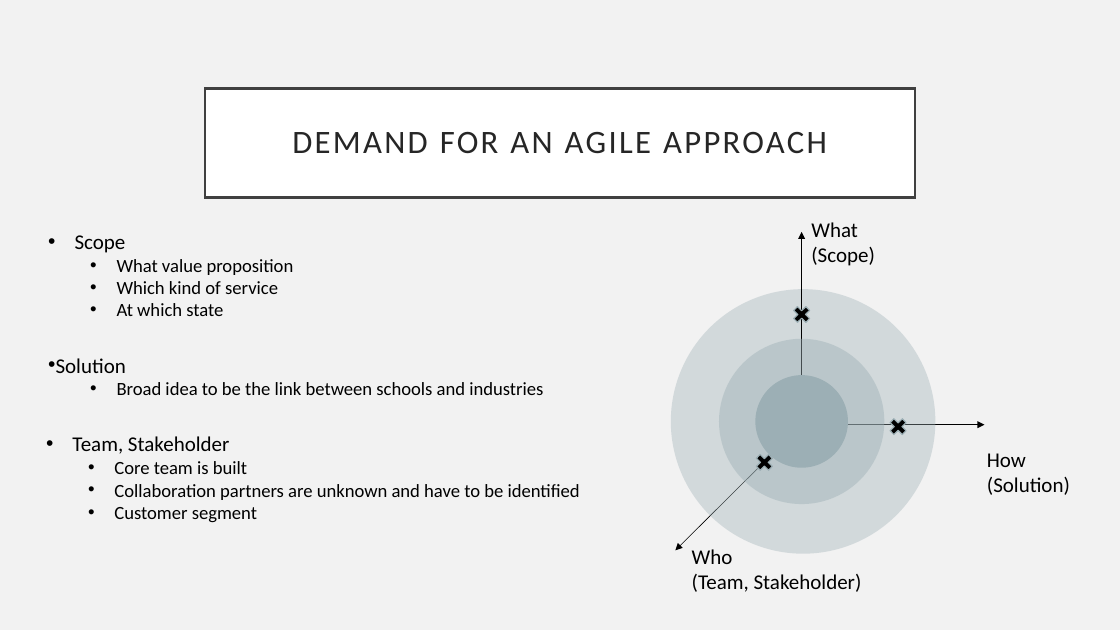
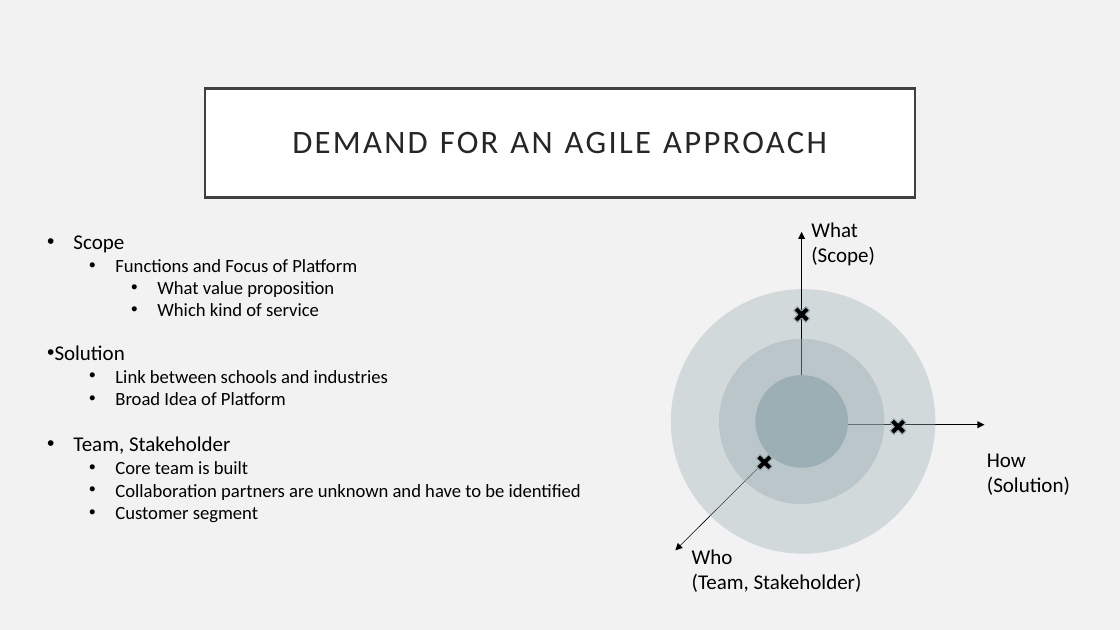
Before and after one commit to AgileBusinessAnalysis/04_TEAM, a slide deck: slide 3 of Agile Business Analysis Pitch.pptx (slide 4 before the commit). Drawn at 1120x630 pixels with LibreOffice and Linux fonts; fonts in the diff are those of the drawing. Boxes give left, top, right and bottom in pixels: in the first picture for what was removed or moved away, otherwise in the second. Text is boxed around its words. In the diff, an @@ line names an element or a change of style, - is before the commit and + after.

```diff
--- a/Agile Business Analysis Pitch.pptx
+++ b/Agile Business Analysis Pitch.pptx
@@ text at box(115, 259, 357, 272): paragraph added @@
+  • Functions and Focus of Platform
@@ text at box(157, 281, 334, 316): list level 2 to 3 in "What value proposition"; list level 2 to 3 in "Which kind of service" @@
@@ text at box(117, 303, 223, 316): paragraph removed @@
-  • At which state
@@ text "Solution": place and size @@
-text "Solution" at box(56, 358, 543, 395)
+text "Solution" at box(55, 345, 388, 405)
@@ text at box(115, 370, 388, 405): text changed @@
-  • Broad idea to be the link between schools and industries
+  • Link between schools and industries
+  • Broad Idea of Platform
```
Also in this commit, not shown: 2 other slides changed.
